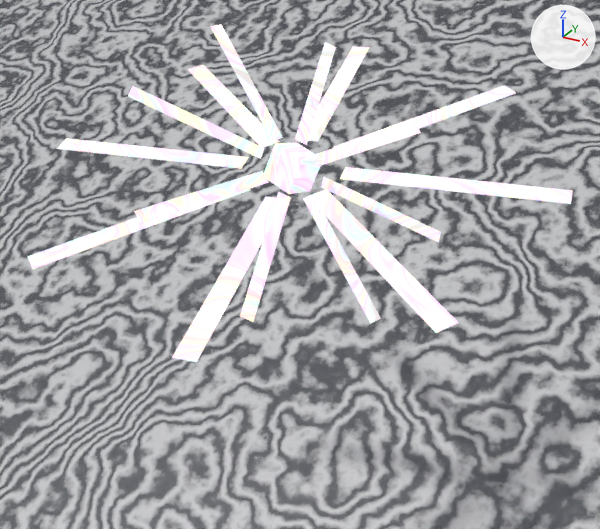
Before and after pictures for a commit that changed the Blender file Resources/Textures/Others/Background_WE.blend.
Rendered twice from a 50 mm lens placed at (90.3, -0.4, 88.1), pointed at (2.9, 158.5, 8.7). Lighting does not change. The marker at upper right points along +X, +Y and +Z.
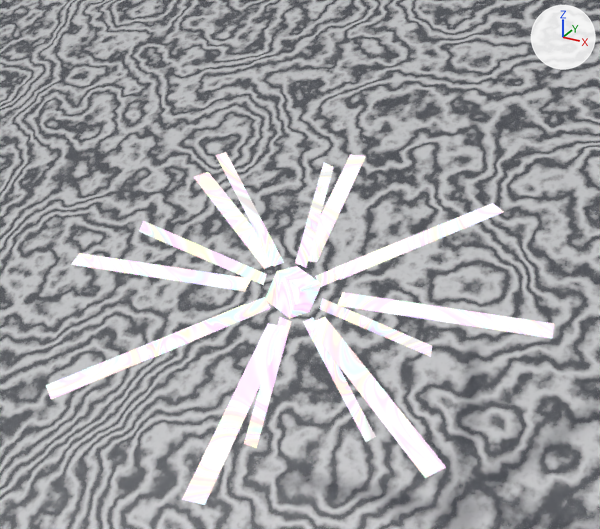
Where the change shows, as pixel boxes (x1, y1, x2, y2) in the pictures (600 x 529 px):
'Cube.003', moved: before (27, 24, 573, 362); after (46, 152, 554, 505)

The change, as a diff of the scene's bpy script:
```diff
--- a/Resources/Textures/Others/Background_WE.blend.py
+++ b/Resources/Textures/Others/Background_WE.blend.py
@@ ob_cube_003 @@
 ob_cube_003 = bpy.data.objects.new('Cube.003', me_cube_012)
-ob_cube_003.location = (0.0, 160.4, 31.6)
+ob_cube_003.location = (0.0, 160.4, 0.0)
 ob_cube_003.rotation_euler = (0.195, -0.314, 2.95)  # degrees (11, -18, 169)
```
